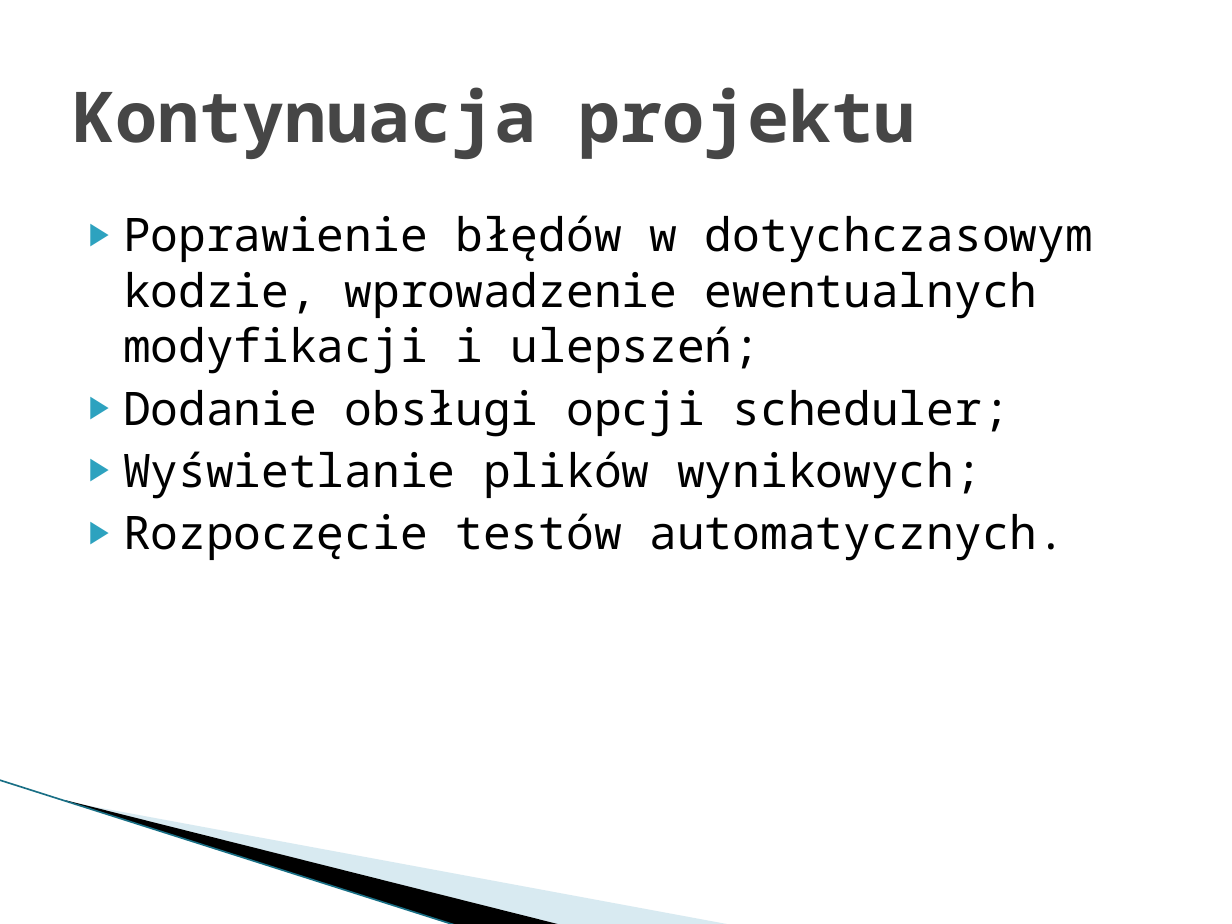
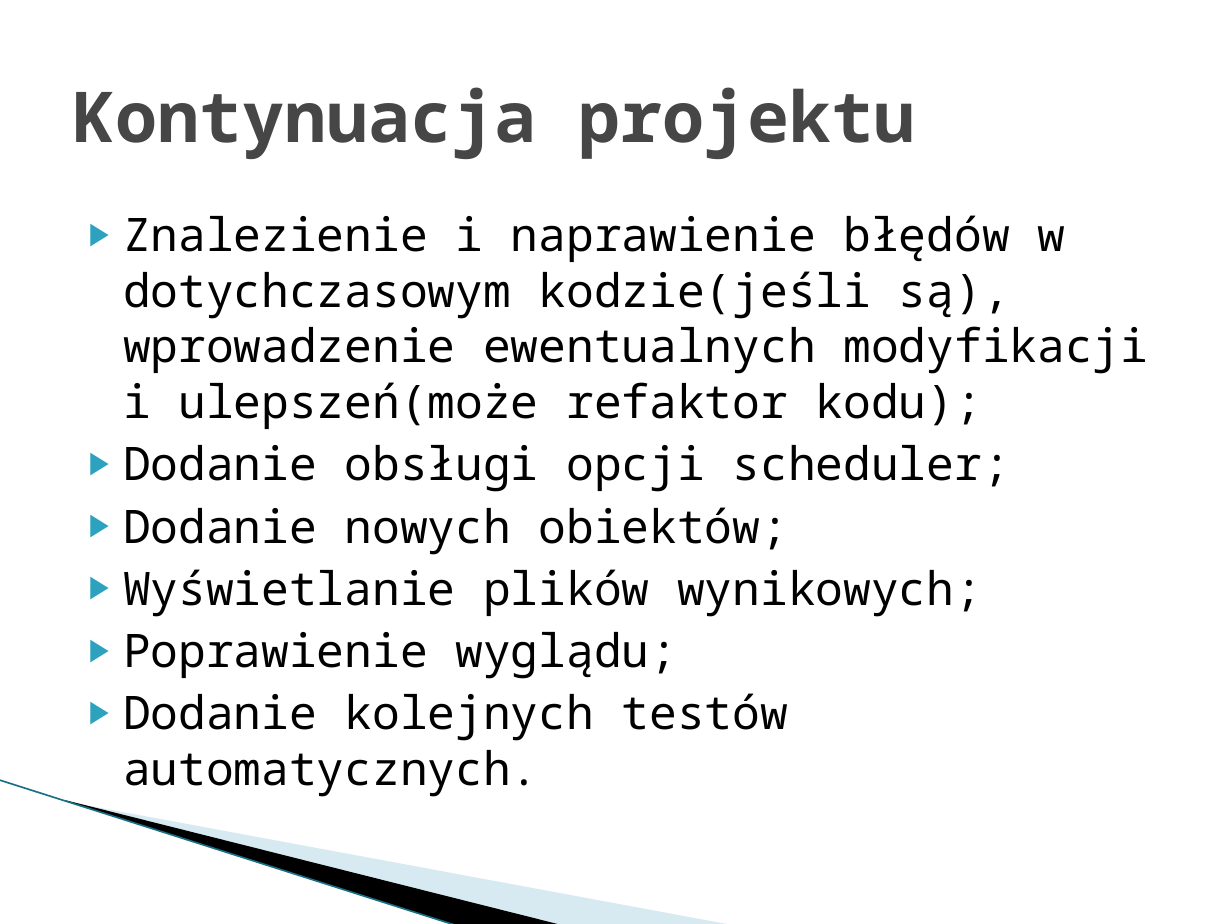
Before and after one commit to Dylek/SP_gridlab-D_GUI, a slide deck: slide 15 of prototyp 2.pptx (slide 21 before the commit). Drawn at 1232x924 pixels with LibreOffice and Linux fonts; fonts in the diff are those of the drawing; background and template pictures are left out. Boxes give left, top, right and bottom in pixels: in the first picture for what was removed or moved away, otherwise in the second. Text is boxed around its words. In the diff, an @@ line names an element or a change of style, - is before the commit and + after.

```diff
--- a/prototyp 2.pptx
+++ b/prototyp 2.pptx
@@ text at (123,215,1148,429): text changed @@
-▶ Poprawienie błędów w dotychczasowym kodzie, wprowadzenie ewentualnych modyfikacji i ulepszeń;
+▶ Znalezienie i naprawienie błędów w dotychczasowym kodzie(jeśli są), wprowadzenie ewentualnych modyfikacji i ulepszeń(może refaktor kodu);
@@ text at (123,507,788,555): paragraph added @@
+▶ Dodanie nowych obiektów;
@@ text at (123,632,788,797): text changed @@
-▶ Rozpoczęcie testów automatycznych.
+▶ Poprawienie wyglądu;
+▶ Dodanie kolejnych testów automatycznych.
```
Also in this commit, not shown: 5 other slides changed, 7 slides added, 12 slides removed.
